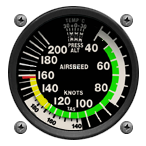
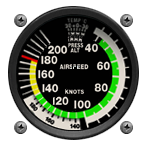
Revision of a layered 146 × 146 image; what changed, layer by layer:
hid "Livello 2" over [17, 15, 130, 130]
added layer "Layer 3" above "Layer 4" over [52, 96, 69, 105]
added layer "Layer 4" above "Layer 5" over [71, 99, 93, 111]
added layer "Layer 5" above "Layer 6" over [36, 67, 55, 81]
added layer "Layer 6" above "Layer 1" over [64, 87, 85, 96]
added layer "Layer 1" above "Livello 1" over [36, 35, 112, 111]
showed "Livello 1", painted on it over [17, 15, 130, 130]
